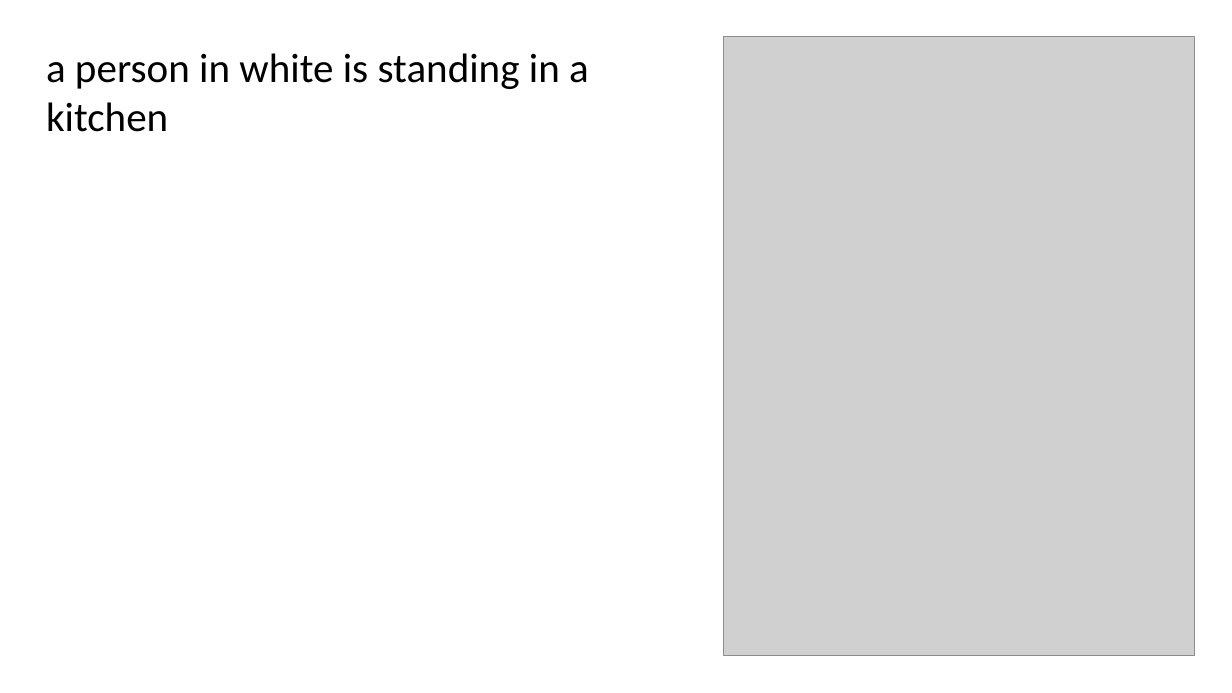
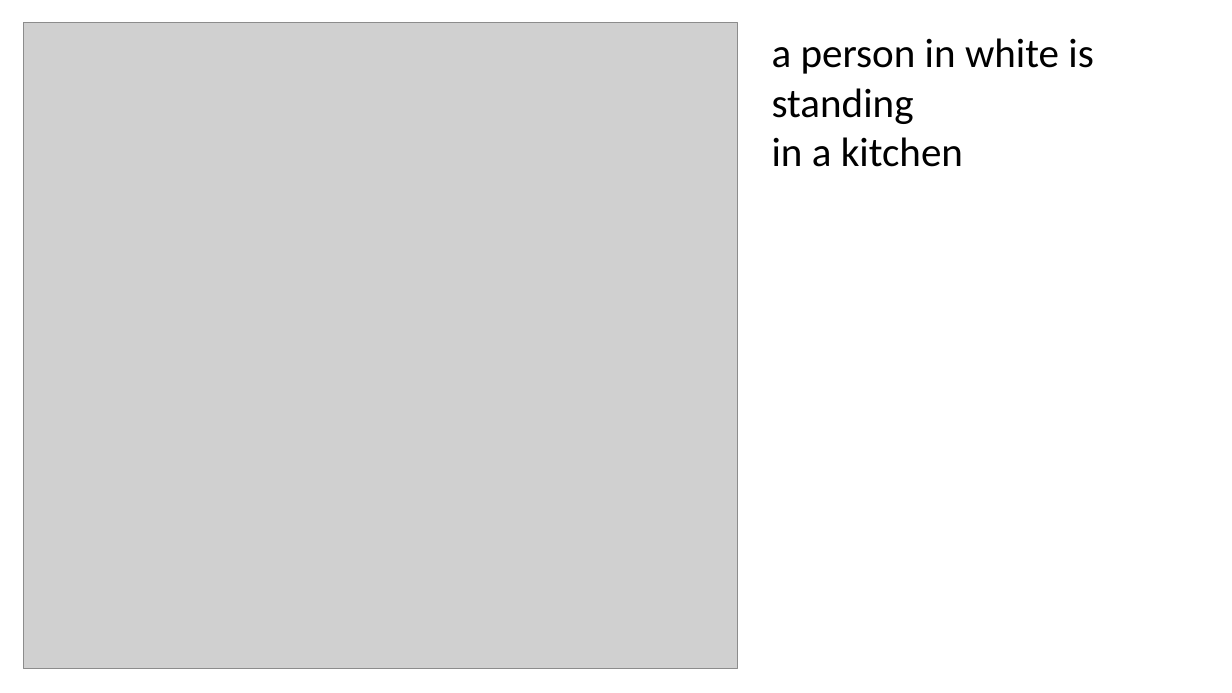
Before and after one commit to kozmojor/Instruction-Slide-Editing, a slide deck: slide 12 of coco_relayout_out.pptx (slide 11 before the commit). Drawn at 1232x693 pixels with LibreOffice and Linux fonts; fonts in the diff are those of the drawing; grey boxes stand for pictures. Boxes give left, top, right and bottom in pixels: in the first picture for what was removed or moved away, otherwise in the second. Text is boxed around its words. In the diff, an @@ line names an element or a change of style, - is before the commit and + after.

```diff
--- a/coco_relayout_out.pptx
+++ b/coco_relayout_out.pptx
@@ picture: place and size @@
-picture at [724,37,1195,656]
+picture at [23,22,738,669]
@@ text at [772,38,1093,167]: text changed @@
-a person in white is standing in a kitchen
+a person in white is standing
+in a kitchen
```
Also in this commit, not shown: 19 other slides changed, 8 other files.
